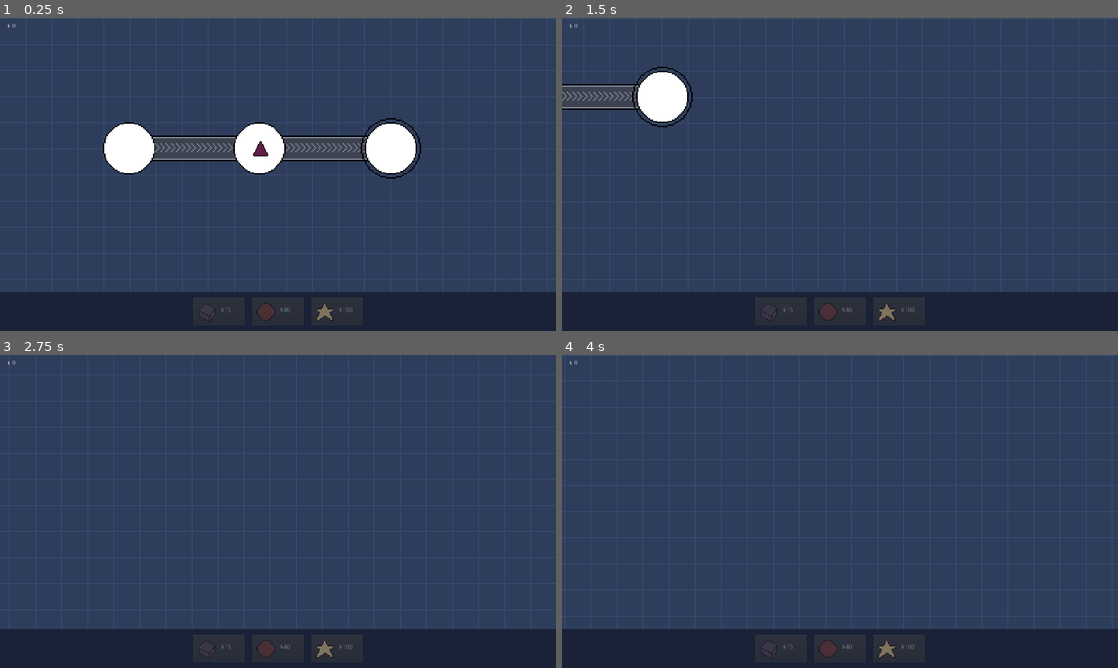
Above: before the commit, frames 1-4 (two rows, left to right).
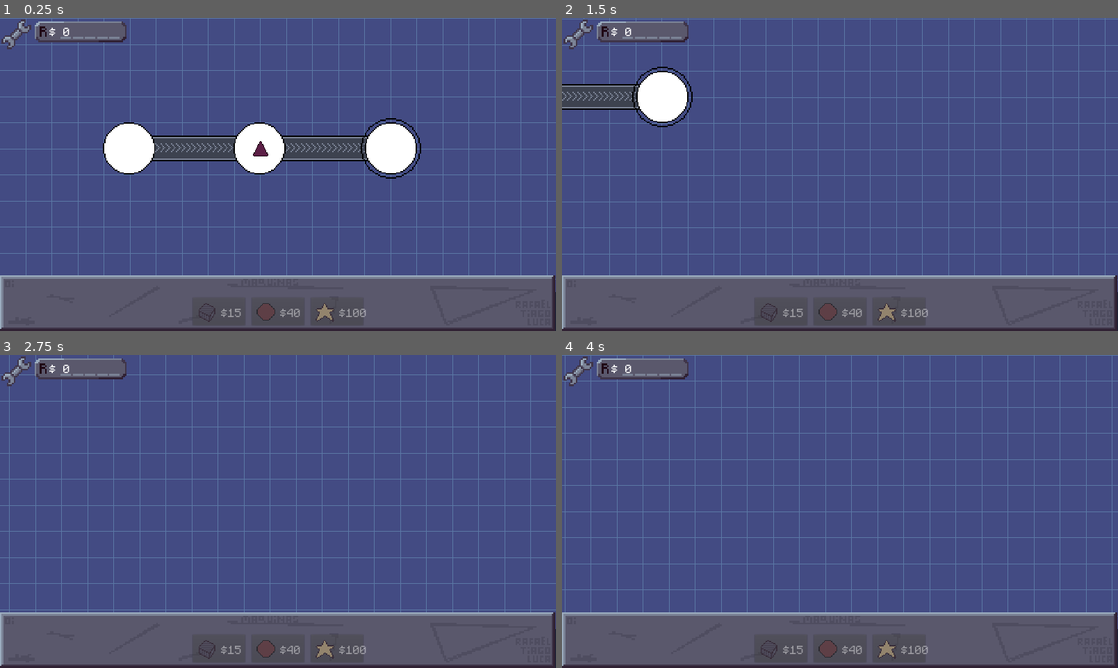
Above: after the commit, the same moments.

Repository: Mr-Sales/Factom-University-Project-
Game: Godot game, scene res://scenes/Main.tscn
Two runs of this game, one before a commit and one after it. Both use one fixed random seed, a clock stepped at 60 frames per second and the inputs below.
Inputs (mouse positions are in pixels of both pictures, inside the frame that each line leads up to):
- Up to frame 1 (0.25 s): no input
- Up to frame 2 (1.5 s): tap Enter at 0.5 s; move the mouse to (962, 158) at 0.52 s; hold D 0.53-1.28 s; click (962, 158) at 0.67 s; move the mouse to (728, 190) at 1.27 s; hold S from 1.28 s (still down)
- Up to frame 3 (2.75 s): move the mouse to (333, 442) at 2.02 s; release S at 2.03 s; hold D from 2.03 s (still down)
- Up to frame 4 (4 s): move the mouse to (812, 574) at 2.77 s; release D at 2.78 s; hold W 2.78-3.53 s; click (812, 574) at 2.92 s; tap Space at 3.5 s; move the mouse to (1006, 558) at 3.52 s; hold A from 3.53 s (still down)

The runs differ from the first frame. In frame 1, 92% of the frame differs, in the area x 0-100%, y 0-100%; in frame 2, 96%; in frame 3, 99%; in frame 4, 99%.

Commit message:
interface funcional?

Diff:
--- a/factom/scenes/Main.tscn
+++ b/factom/scenes/Main.tscn
@@ -1,10 +1,16 @@
-[gd_scene load_steps=6 format=2]
+[gd_scene load_steps=9 format=2]
 
 [ext_resource path="res://scripts/Main.gd" type="Script" id=1]
 [ext_resource path="res://scenes/Camera.gd" type="Script" id=2]
+[ext_resource path="res://sprites/interface.png" type="Texture" id=3]
 [ext_resource path="res://scripts/Grid.gd" type="Script" id=4]
 [ext_resource path="res://scenes/hotbar.gd" type="Script" id=5]
 [ext_resource path="res://scripts/preview.gd" type="Script" id=6]
+[ext_resource path="res://random bullshit/Monocraft.otf" type="DynamicFontData" id=7]
+
+[sub_resource type="DynamicFont" id=1]
+size = 25
+font_data = ExtResource( 7 )
 
 [node name="Main" type="Node2D"]
 script = ExtResource( 1 )
@@ -31,9 +37,16 @@
 color = Color( 0.101961, 0.137255, 0.219608, 1 )
 script = ExtResource( 5 )
 
+[node name="Interface" type="Sprite" parent="UI/BottomBar"]
+position = Vector2( 639.5, -270 )
+scale = Vector2( 0.999219, 1 )
+texture = ExtResource( 3 )
+
 [node name="MoneyLabel" type="Label" parent="UI"]
-margin_left = 16.0
-margin_top = 12.0
-margin_right = 56.0
-margin_bottom = 26.0
-text = "$ 0"
+margin_left = 114.0
+margin_top = 19.0
+margin_right = 243.0
+margin_bottom = 45.0
+custom_fonts/font = SubResource( 1 )
+text = "0"
+valign = 1
--- a/factom/scenes/hotbar.gd
+++ b/factom/scenes/hotbar.gd
@@ -7,6 +7,13 @@
 
 func setup(order, new_prices, icons):
 	prices = new_prices
+
+	var font = DynamicFont.new()
+	font.font_data = preload("res://random bullshit/Monocraft.otf")
+	font.size = 24
+	font.use_filter = false
+	font.use_mipmaps = false
+
 	var box = HBoxContainer.new()
 	box.alignment = BoxContainer.ALIGN_CENTER
 	box.add_constant_override("separation", 16)
@@ -31,6 +38,7 @@
 		var lbl = Label.new()
 		lbl.name = "Price"
 		lbl.text = "$" + str(prices[shape])
+		lbl.add_font_override("font", font)
 		lbl.rect_position = Vector2(64, 22)
 		lbl.mouse_filter = Control.MOUSE_FILTER_IGNORE
 		b.add_child(lbl)
--- a/factom/scripts/Grid.gd
+++ b/factom/scripts/Grid.gd
@@ -1,8 +1,8 @@
 extends Node2D
 
 export var cell = 60
-export var bg_color = Color("2f3e5c")
-export var line_color = Color("3d4f73")
+export var bg_color = Color("#444c84")
+export var line_color = Color("#5c79a6")
 
 var last_transform = Transform2D()
 
Binary file added: factom/random bullshit/Monocraft.otf
Binary file added: factom/sprites/interface.png
Not shown, added: factom/sprites/interface.png.import
